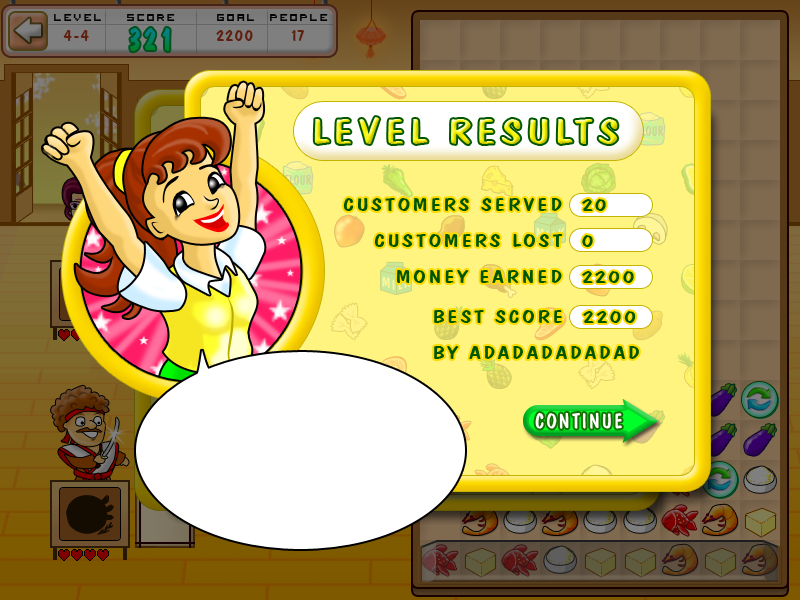
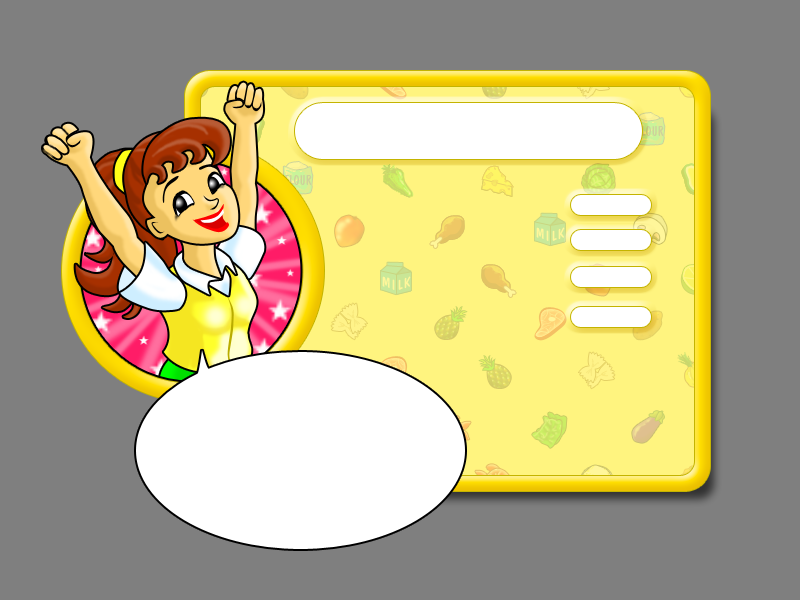
Layered file, before and after one edit (800 x 600). Changes by layer:
hid "Слой 4" over bbox(523, 399, 662, 447)
hid "LEVEL RESULTS" over bbox(314, 117, 618, 144)
hid "BEST SCORE 2200 BY ADADADADAD" over bbox(434, 310, 639, 359)
hid "20 0 2200" over bbox(582, 199, 634, 283)
hid "CUSTOMERS SERVED CUSTOMERS LOS" over bbox(343, 198, 563, 283)
hid "Слой 1" over bbox(0, 0, 800, 600)
